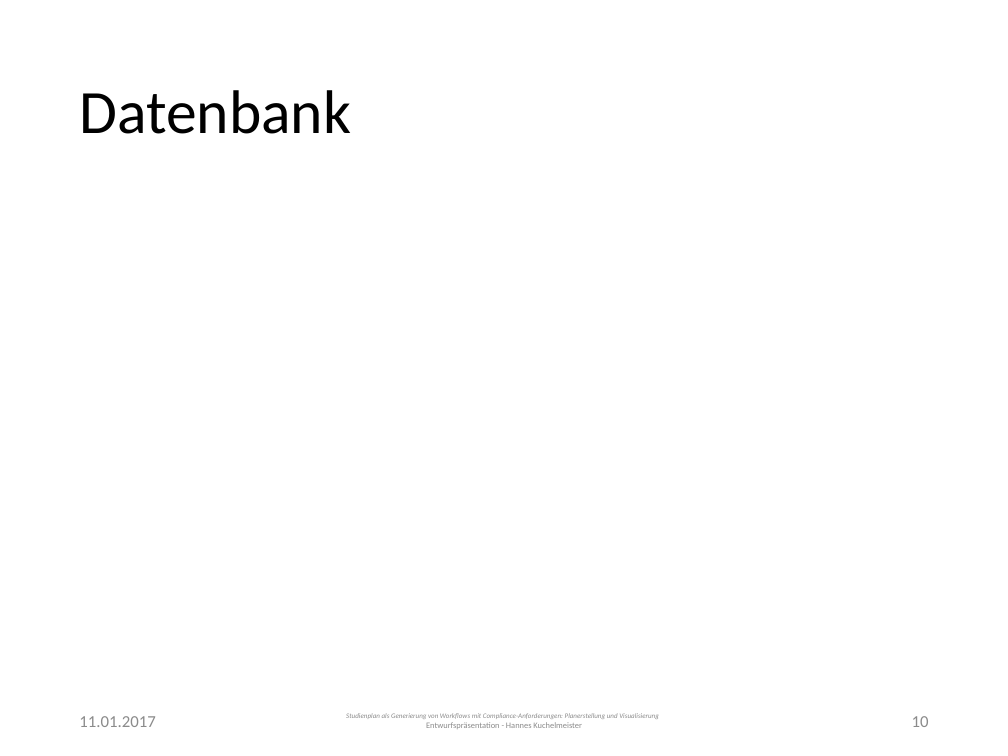
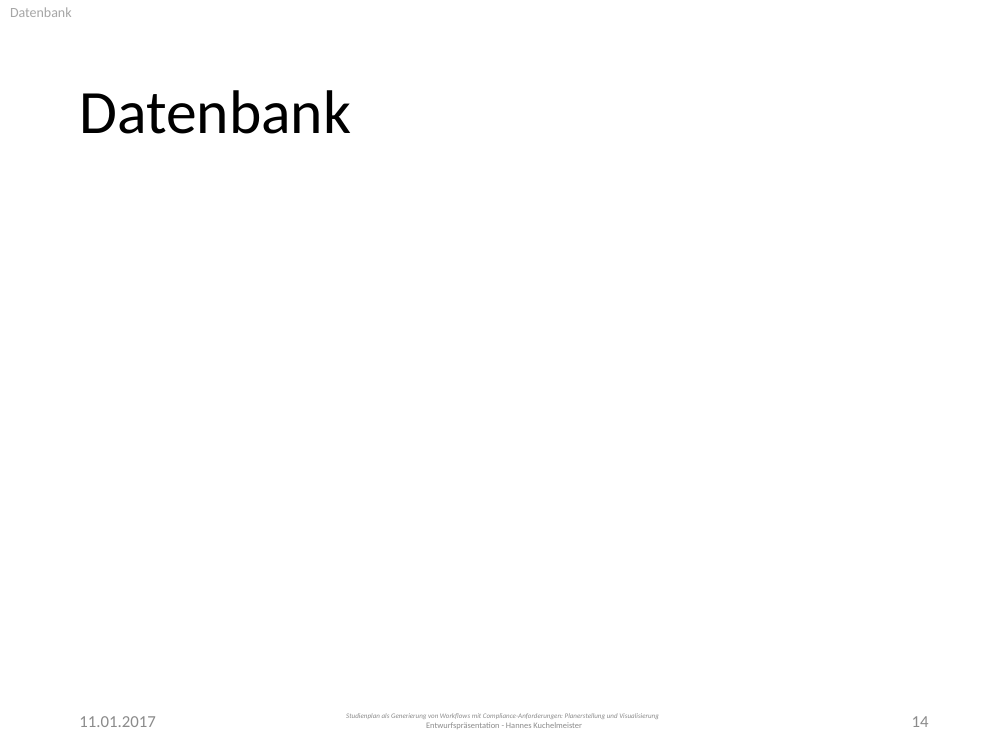
Before and after one commit to PSE-WS1617-IPD-Workflow/PSE_WS1617_IPD_Boehm_Studienplan, a slide deck: slide 14 of Entwurf/Presentation.pptx (slide 10 before the commit). Drawn at 1008x756 pixels with LibreOffice and Linux fonts; fonts in the diff are those of the drawing. Boxes give left, top, right and bottom in pixels: in the first picture for what was removed or moved away, otherwise in the second. Text is boxed around its words. In the diff, an @@ line names an element or a change of style, - is before the commit and + after.

```diff
--- a/Entwurf/Presentation.pptx
+++ b/Entwurf/Presentation.pptx
@@ text added at (10, 7, 72, 17), 10 pt, text #A6A6A6 @@
+Datenbank
@@ page number at (912, 716, 929, 727): text changed @@
-10
+14
```
Also in this commit, not shown: 10 other slides changed, 5 slides added.
